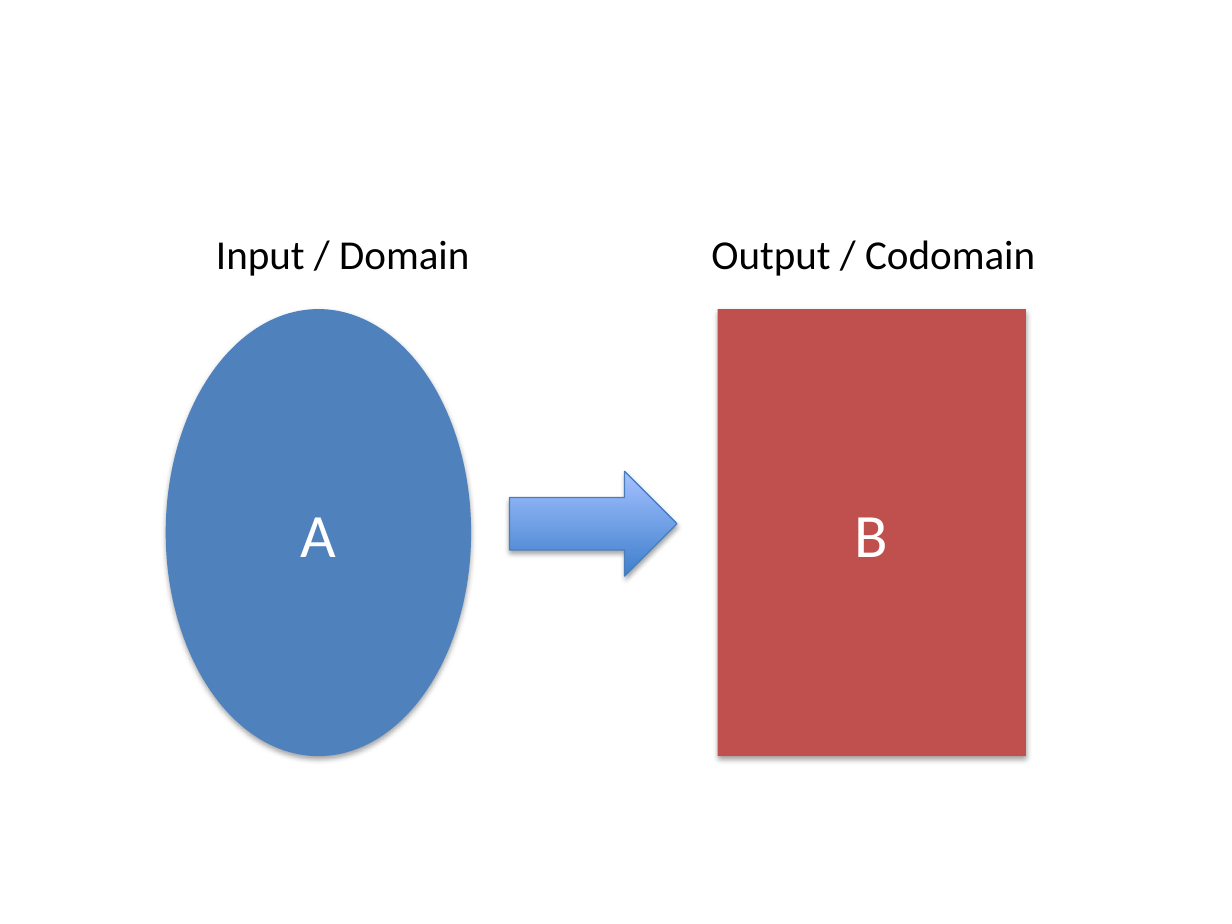
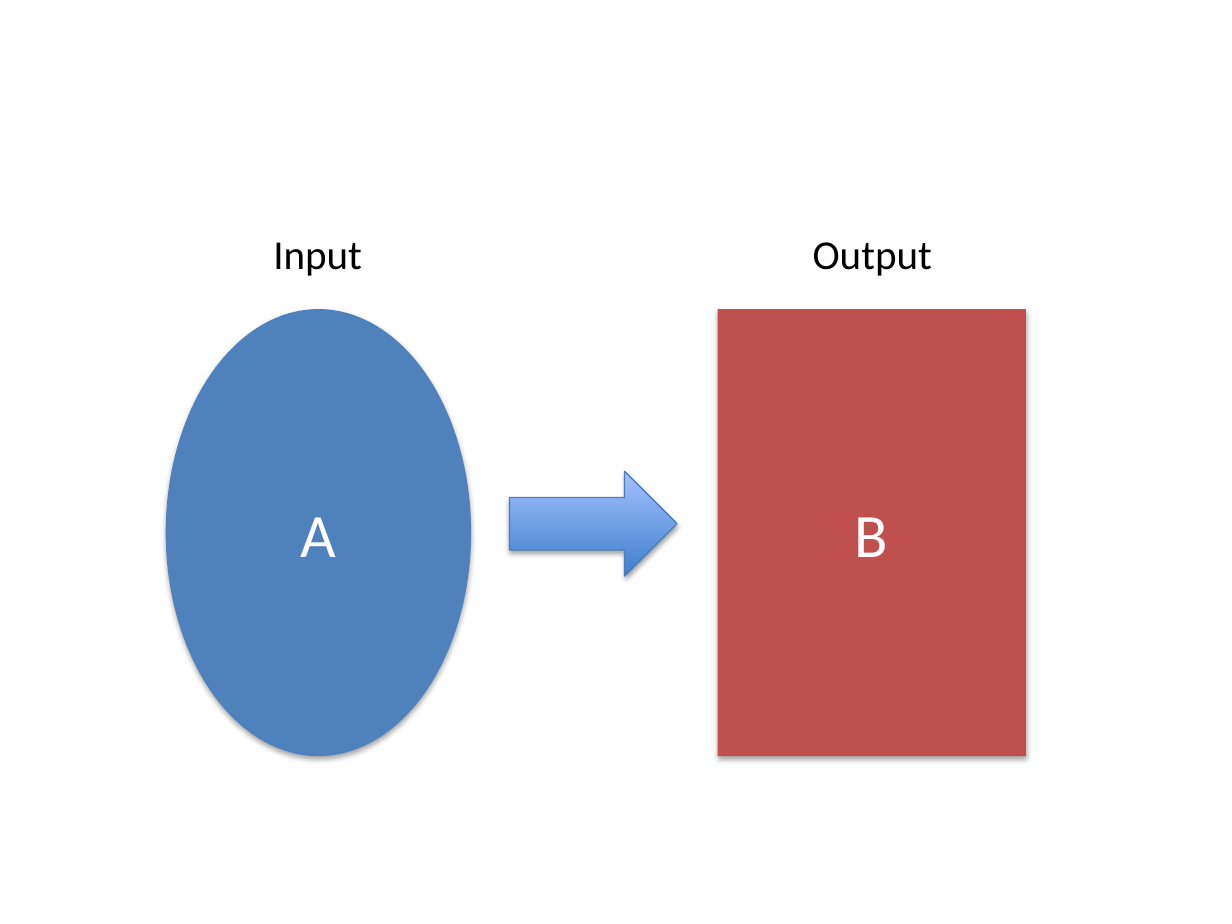
Before and after one commit to fp-tower/foundations, a slide deck: slide 4 of Diagrams.pptx (slide 3 before the commit). Drawn at 1232x924 pixels with LibreOffice and Linux fonts; fonts in the diff are those of the drawing. Boxes give left, top, right and bottom in pixels: in the first picture for what was removed or moved away, otherwise in the second. Text is boxed around its words. In the diff, an @@ line names an element or a change of style, - is before the commit and + after.

```diff
--- a/Diagrams.pptx
+++ b/Diagrams.pptx
@@ text at (273, 242, 362, 276): text changed @@
-Input / Domain
+Input
@@ text at (813, 242, 932, 276): text changed @@
-Output / Codomain
+Output
```
Also in this commit, not shown: 3 other slides changed, 40 slides added, 1 slide removed, 8 other files.
